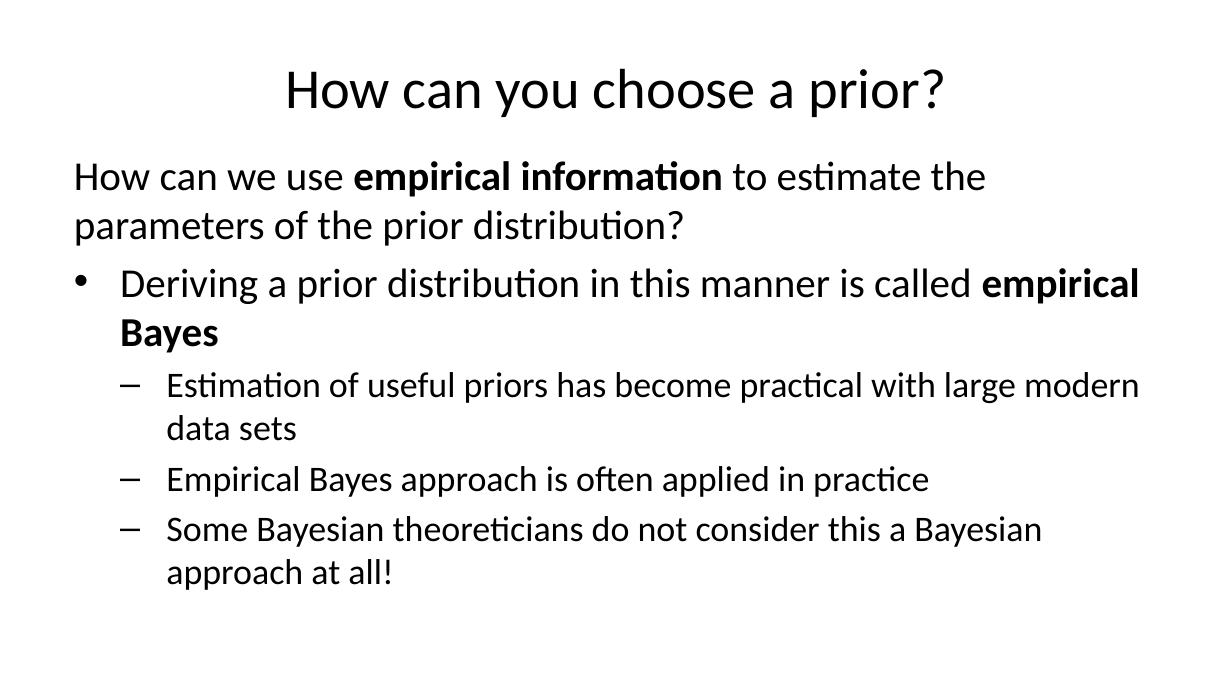
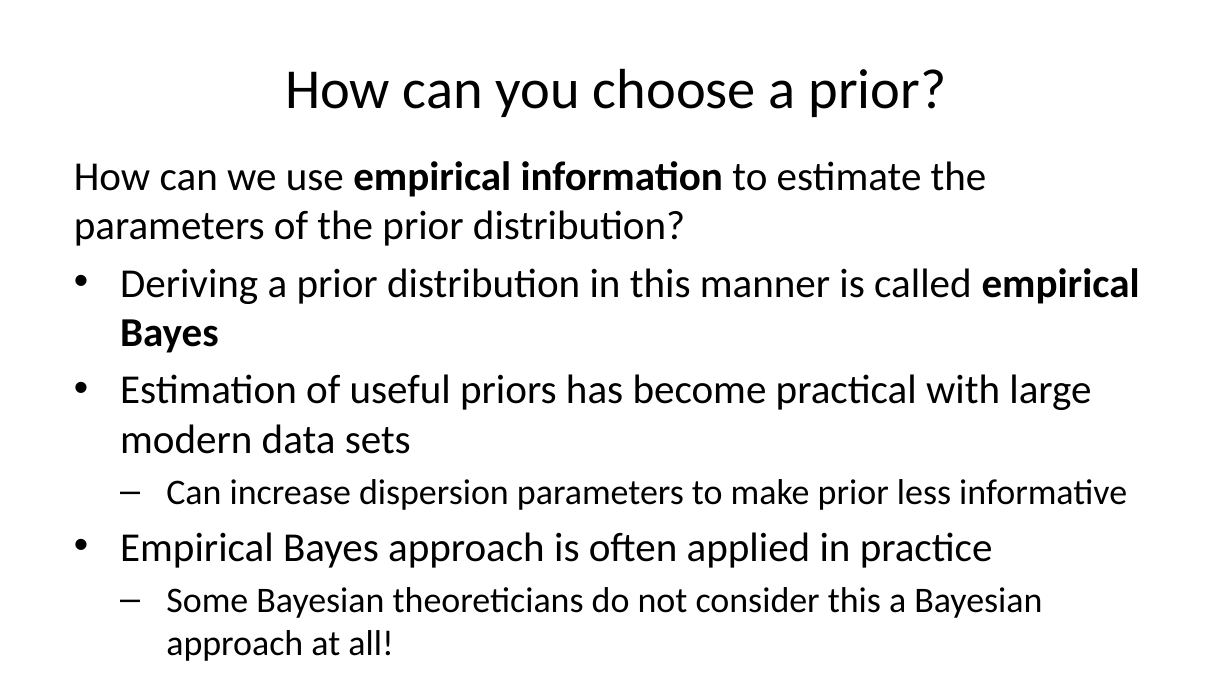
Before and after one commit to StephenElston/CSCI-E-83, a slide deck: slide 41 of LectureSlides/07_IntroductionToBayesModels.pptx (slide 42 before the commit). Drawn at 1232x693 pixels with LibreOffice and Linux fonts; fonts in the diff are those of the drawing. Boxes give left, top, right and bottom in pixels: in the first picture for what was removed or moved away, otherwise in the second. Text is boxed around its words. In the diff, an @@ line names an element or a change of style, - is before the commit and + after.

```diff
--- a/LectureSlides/07_IntroductionToBayesModels.pptx
+++ b/LectureSlides/07_IntroductionToBayesModels.pptx
@@ text at (120, 374, 1091, 568): size 21 to 24 pt in "Estimation of useful priors has become practical ...", "Empirical Bayes approach is often applied in ..."; bullet – to •; list level 2 to 1 in "Estimation of useful priors has ..."; list level 2 to 1 in "Empirical Bayes approach is often ..." @@
@@ text at (166, 479, 1127, 510): paragraph added @@
+  – Can increase dispersion parameters to make prior less informative
```
Also in this commit, not shown: 8 other slides changed, 1 slide removed.
